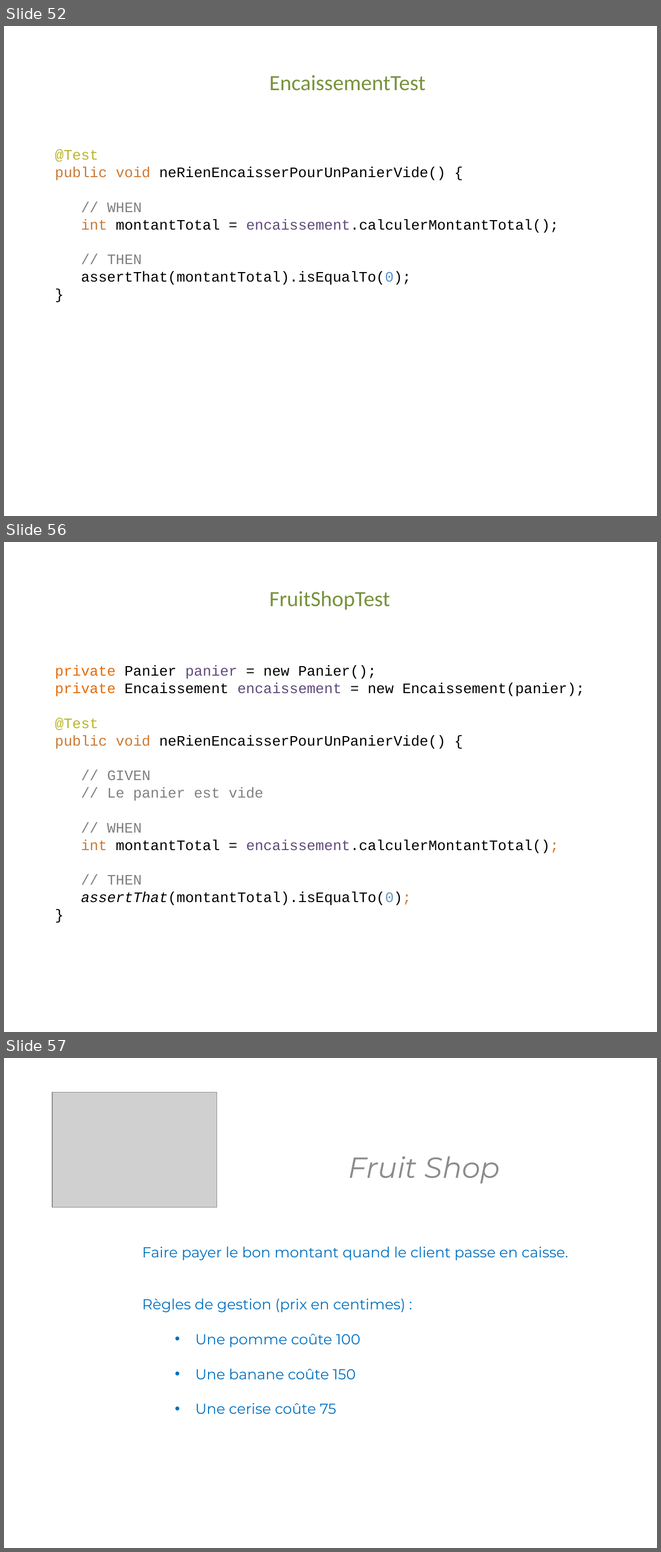
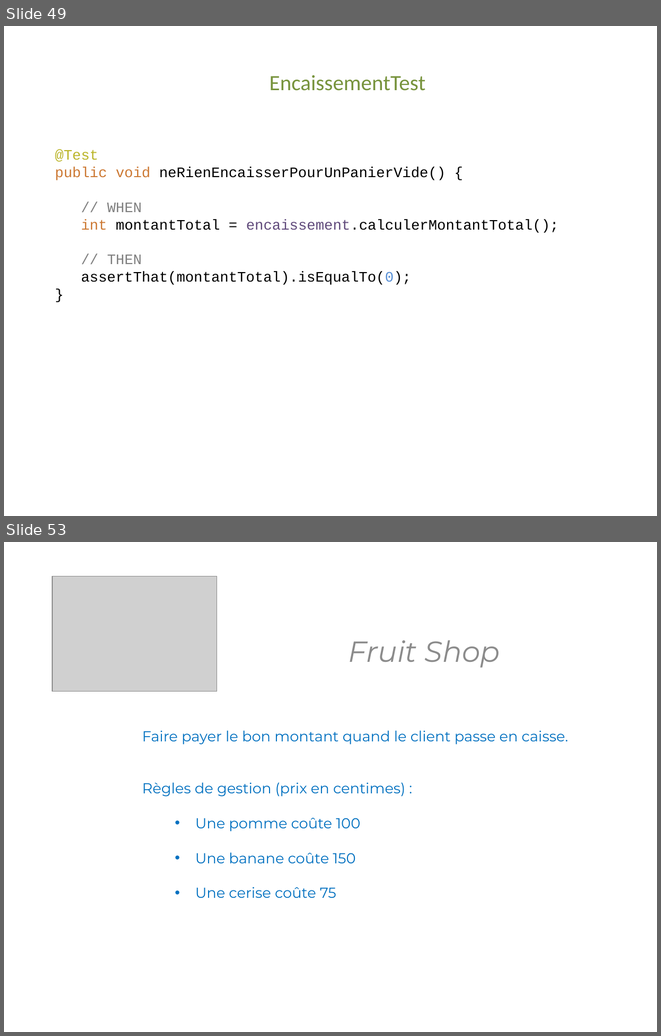
Before and after one commit to KhrisFernandez/tdd, a slide deck: outside-in/resources/TDD - Outside In.pptx. Shown one above the other, each under a label of ours: slides 52, 56 and 57 before the commit, slides 49 and 53 after it; the slides between them are not shown. The pictures are 661x1552 and 661x1036 pixels, drawn with LibreOffice and Linux fonts; fonts in the diff are those of the drawing; grey boxes stand for pictures. Boxes give left, top, right and bottom in pixels: in the first picture for what was removed or moved away, otherwise in the second. Text is boxed around its words. In the diff, an @@ line names an element or a change of style, - is before the commit and + after.

```diff
--- a/outside-in/resources/TDD - Outside In.pptx
+++ b/outside-in/resources/TDD - Outside In.pptx
@@ slide 56 removed at (4, 542, 657, 1032), background #FFFFFF @@
@@ text removed at (270, 591, 390, 610) @@
-FruitShopTest
@@ text removed at (55, 665, 585, 905) @@
-private Panier panier = new Panier();
-private Encaissement encaissement = new Encaissement(panier);
-@Test
-public void neRienEncaisserPourUnPanierVide() {
-// GIVEN
-// Le panier est vide
-// WHEN
-int montantTotal = encaissement.calculerMontantTotal();
-// THEN
-assertThat(montantTotal).isEqualTo(0);
-}
@@ what was slide 52 is now slide 49 @@
@@ what was slide 57 is now slide 53 @@
```
Also in this commit, not shown: 15 slides changed, 1 slide added, 4 other slides removed, 16 other files.
